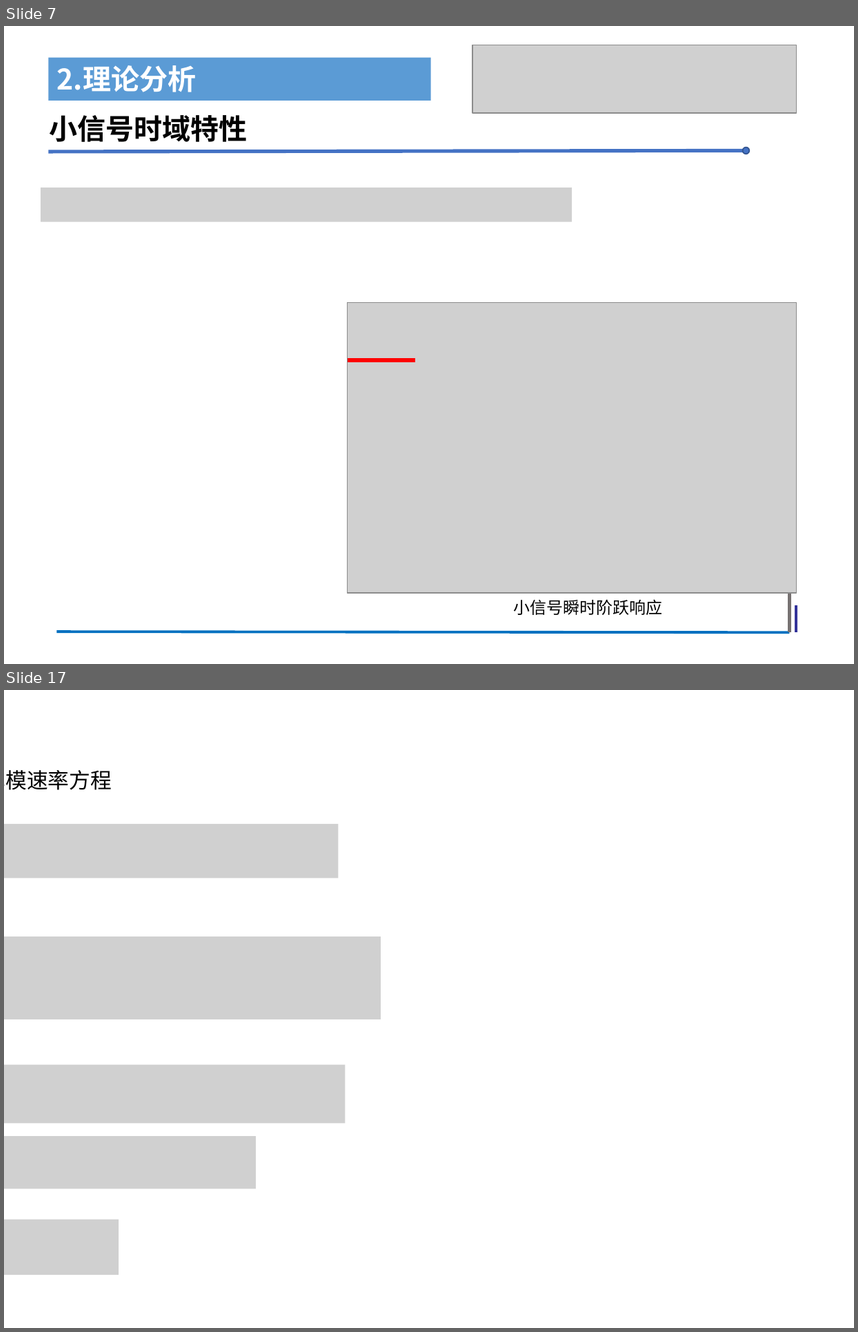
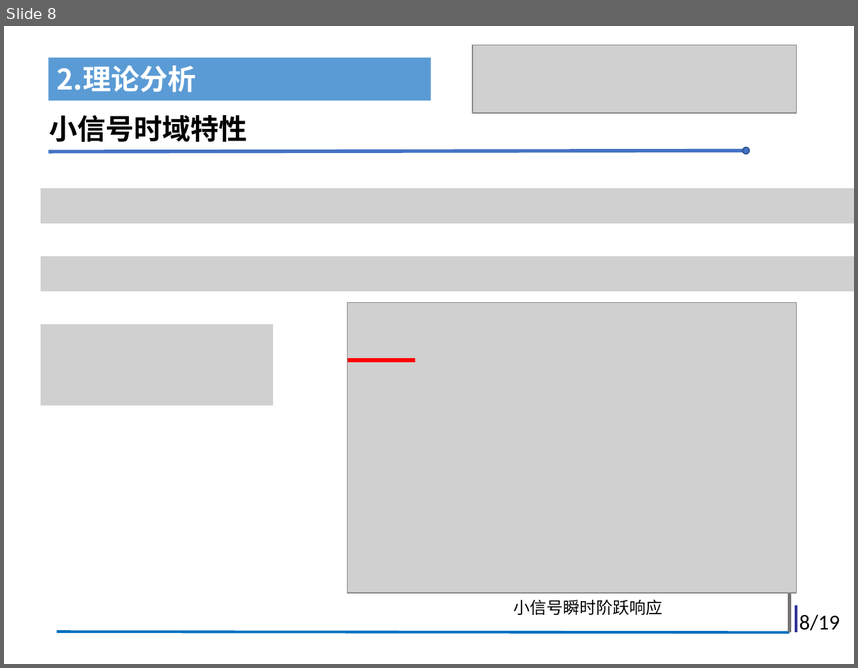
Before and after one commit to Wu-30MKI/Directly-Modulated-Laser, a slide deck: 组会-吴冀亮.pptx. Shown one above the other, each under a label of ours: slides 7 and 17 before the commit, slide 8 after it; the slides between them are not shown. The pictures are 858x1332 and 858x668 pixels, drawn with LibreOffice and Linux fonts; fonts in the diff are those of the drawing; grey boxes stand for pictures. Boxes give left, top, right and bottom in pixels: in the first picture for what was removed or moved away, otherwise in the second. Text is boxed around its words. In the diff, an @@ line names an element or a change of style, - is before the commit and + after.

```diff
--- a/组会-吴冀亮.pptx
+++ b/组会-吴冀亮.pptx
@@ slide 17 removed at <box>4,690,854,1328</box>, background #FFFFFF @@
@@ text removed at <box>4,770,112,790</box> @@
-单模速率方程
@@ picture removed at <box>4,823,338,878</box> @@
@@ picture removed at <box>4,936,381,1020</box> @@
@@ picture removed at <box>4,1064,345,1123</box> @@
@@ picture removed at <box>4,1136,256,1189</box> @@
@@ picture removed at <box>4,1219,119,1274</box> @@
@@ what was slide 7 is now slide 8 @@
@@ slide 8 changed as well @@
@@ picture: place and size @@
-picture at <box>41,187,572,221</box>
+picture at <box>41,188,854,223</box>
@@ picture added at <box>41,256,854,291</box> @@
@@ picture added at <box>41,324,272,406</box> @@
@@ text added at <box>800,614,840,630</box>, 18 pt, text #000000 @@
+8/19
```
Also in this commit, not shown: 7 other slides changed, 11 slides added, 8 other slides removed.
